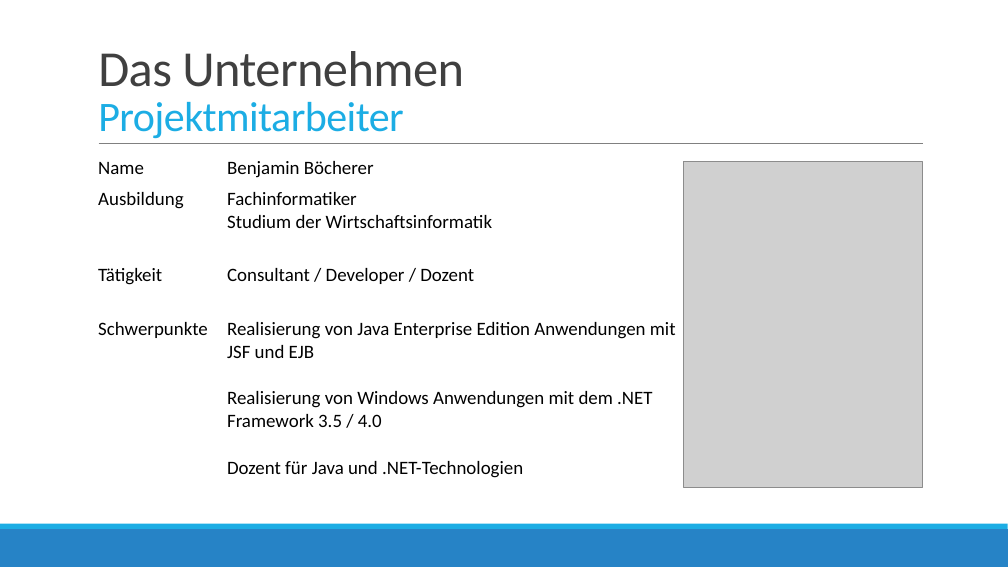
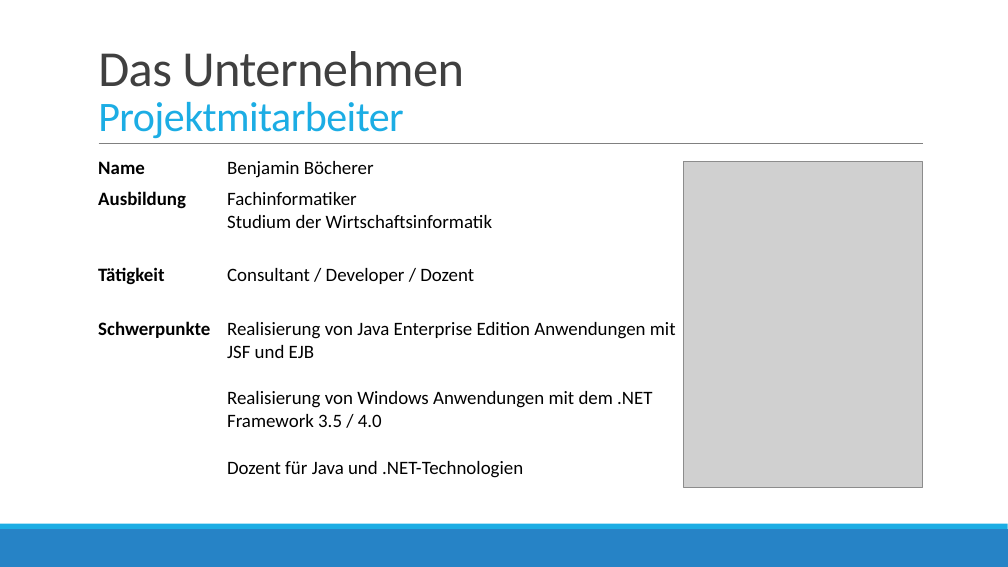
Before and after one commit to bboecherer/SailingSchoolManagerWPF, a slide deck: slide 6 of Docs/Zwischenpraesentation/Präsentation Projekt.pptx. Drawn at 1008x567 pixels with LibreOffice and Linux fonts; fonts in the diff are those of the drawing; grey boxes stand for pictures. Boxes give left, top, right and bottom in pixels: in the first picture for what was removed or moved away, otherwise in the second. Text is boxed around its words. In the diff, an @@ line names an element or a change of style, - is before the commit and + after.

```diff
--- a/Docs/Zwischenpraesentation/Präsentation Projekt.pptx
+++ b/Docs/Zwischenpraesentation/Präsentation Projekt.pptx
@@ table at (91,153,992,501) @@
@@ bold on in "Name", "Ausbildung", "Tätigkeit", "Schwerpunkte" @@
```
Also in this commit, not shown: 11 other slides changed, 6 slides added, 1 slide removed.
